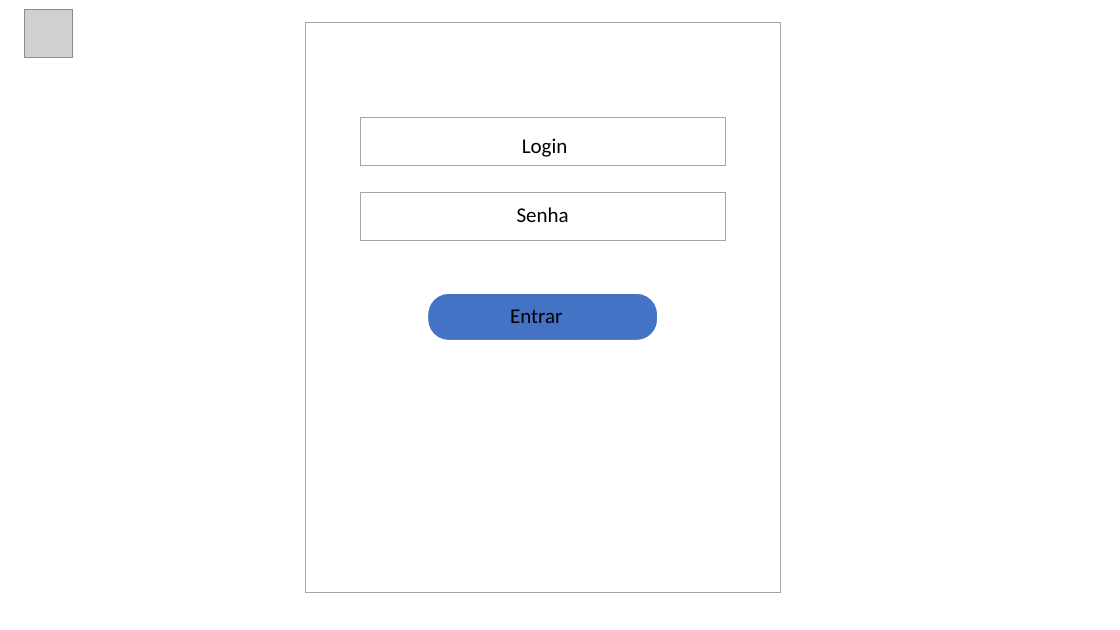
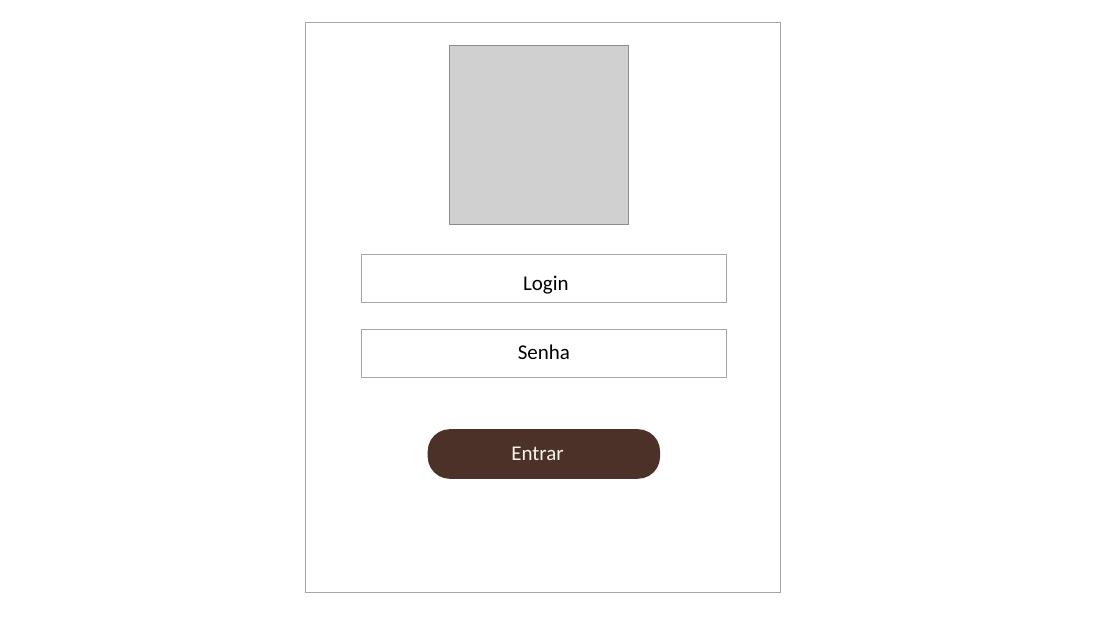
Before and after one commit to hncambraia/projetoTera, a slide deck: slide 1 of Prototipo.pptx. Drawn at 1120x630 pixels with LibreOffice and Linux fonts; fonts in the diff are those of the drawing; grey boxes stand for pictures. Boxes give left, top, right and bottom in pixels: in the first picture for what was removed or moved away, otherwise in the second. Text is boxed around its words. In the diff, an @@ line names an element or a change of style, - is before the commit and + after.

```diff
--- a/Prototipo.pptx
+++ b/Prototipo.pptx
@@ picture removed at <box>24,9,72,57</box> @@
@@ picture added at <box>450,45,628,224</box> @@
@@ text "Login": place and size @@
-text "Login" at <box>522,138,568,157</box>
+text "Login" at <box>523,275,569,294</box>
@@ rectangle: place and size @@
-rectangle at <box>360,192,726,240</box>
+rectangle at <box>361,330,727,378</box>
@@ 2 texts, 1 rectangle, 1 rounded rectangle: place and size @@
-2 texts, 1 rectangle, 1 rounded rectangle at <box>360,118,726,341</box>
+2 texts, 1 rectangle, 1 rounded rectangle at <box>361,255,727,478</box>
@@ rounded rectangle at <box>429,430,660,478</box>: fill #4472C4 to #4B3128; outline #FFFFFF 1.5 pt to #4B3128 1.5 pt @@
@@ text "Entrar" at <box>511,446,563,460</box>: text colour #000000 to #F8F4EB @@
```
Also in this commit, not shown: 2 slides added, 2 slides removed, 6 other files.
